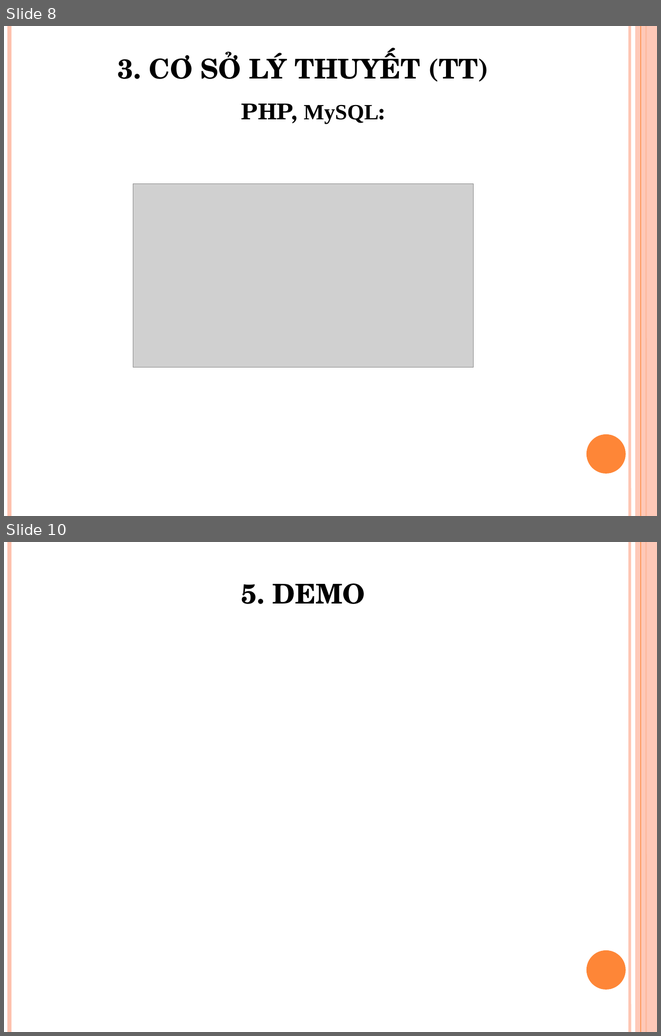
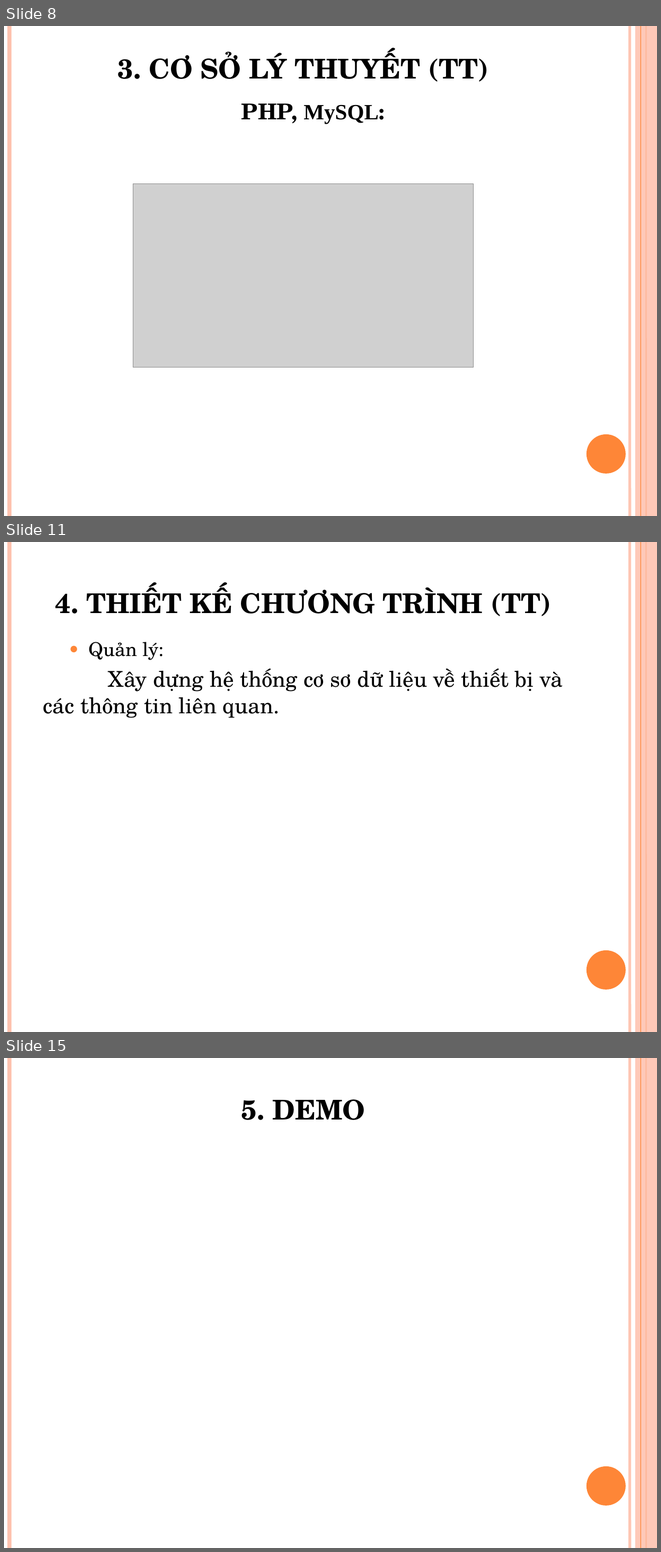
Before and after one commit to hoangducthien/baotri, a slide deck: slide_luanvan.pptx. Shown one above the other, each under a label of ours: slides 8 and 10 before the commit, slides 8, 11 and 15 after it; the slides between them are not shown. The pictures are 661x1036 and 661x1552 pixels, drawn with LibreOffice and Linux fonts; fonts in the diff are those of the drawing; grey boxes stand for pictures. Boxes give left, top, right and bottom in pixels: in the first picture for what was removed or moved away, otherwise in the second. Text is boxed around its words. In the diff, an @@ line names an element or a change of style, - is before the commit and + after.

```diff
--- a/slide_luanvan.pptx
+++ b/slide_luanvan.pptx
@@ slide 11 added at [4,542,657,1032], background #FFFFFF; not listed: 6 template elements that a slide beside it also shows @@
@@ title added at [55,585,551,616], 30 pt, text #000000, bold @@
+4. THIẾT KẾ CHƯƠNG TRÌNH (TT)
@@ text added at [43,642,563,718], 24 pt, text #000000 @@
+  ● Quản lý:
+Xây dựng hệ thống cơ sơ dữ liệu về thiết bị và các thông tin liên quan.
@@ what was slide 10 is now slide 15 @@
```
Also in this commit, not shown: 1 slide changed, 4 other slides added.
